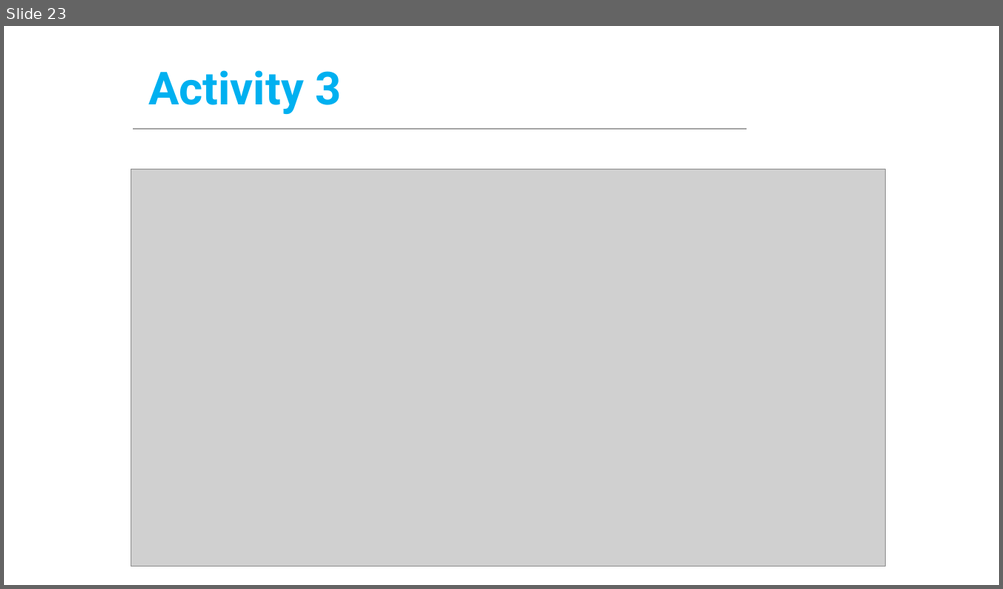
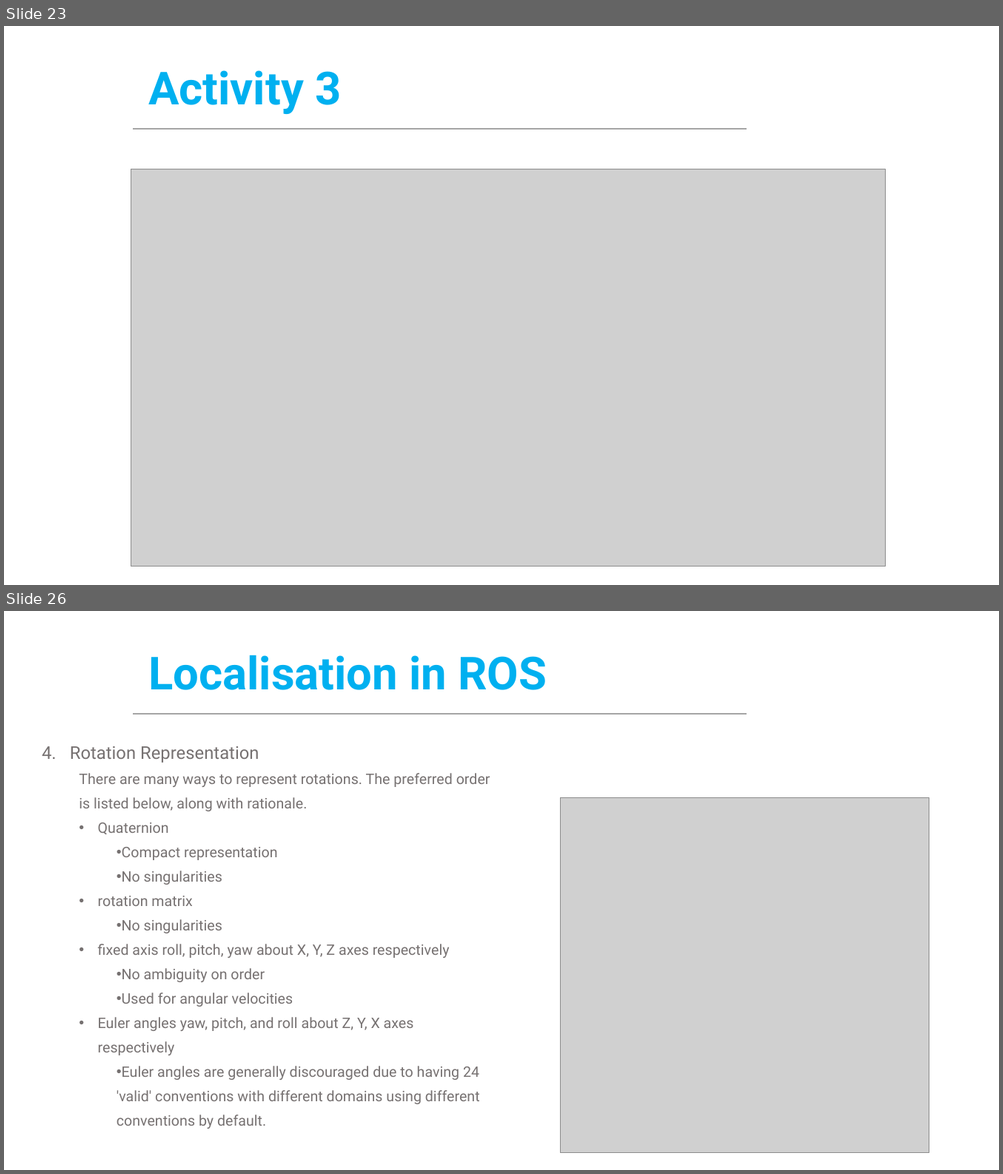
Before and after one commit to ManchesterRoboticsLtd/MR3001C_Cyber-Physical_Systems_I, a slide deck: Week9/Presentations/MCR2_Localisation.pptx. Shown one above the other, each under a label of ours: slide 23 before the commit, slides 23 and 26 after it; the slides between them are not shown. The pictures are 1003x589 and 1003x1174 pixels, drawn with LibreOffice and Linux fonts; fonts in the diff are those of the drawing; grey boxes stand for pictures; background and template pictures are left out. Boxes give left, top, right and bottom in pixels: in the first picture for what was removed or moved away, otherwise in the second. Text is boxed around its words. In the diff, an @@ line names an element or a change of style, - is before the commit and + after.

```diff
--- a/Week9/Presentations/MCR2_Localisation.pptx
+++ b/Week9/Presentations/MCR2_Localisation.pptx
@@ slide 26 added at [4,611,999,1170], background #FFFFFF; not listed: 1 template element that a slide beside it also shows @@
@@ title added at [148,655,547,690], 44 pt, text #00B0F0, bold @@
+Localisation in ROS
@@ text added at [70,746,490,1129], 14 pt, text #767171 @@
+4. Rotation Representation
+  There are many ways to represent rotations. The preferred order is listed below, along with rationale.
+  • Quaternion
+    • Compact representation
+    • No singularities
+  • rotation matrix
+    • No singularities
+  • fixed axis roll, pitch, yaw about X, Y, Z axes respectively
+    • No ambiguity on order
+    • Used for angular velocities
+  • Euler angles yaw, pitch, and roll about Z, Y, X axes respectively
+    • Euler angles are generally discouraged due to having 24 'valid' conventions with different domains using different conventions by default.
@@ picture added at [560,798,929,1153] @@
```
Also in this commit, not shown: 6 other slides added, 27 other files.
